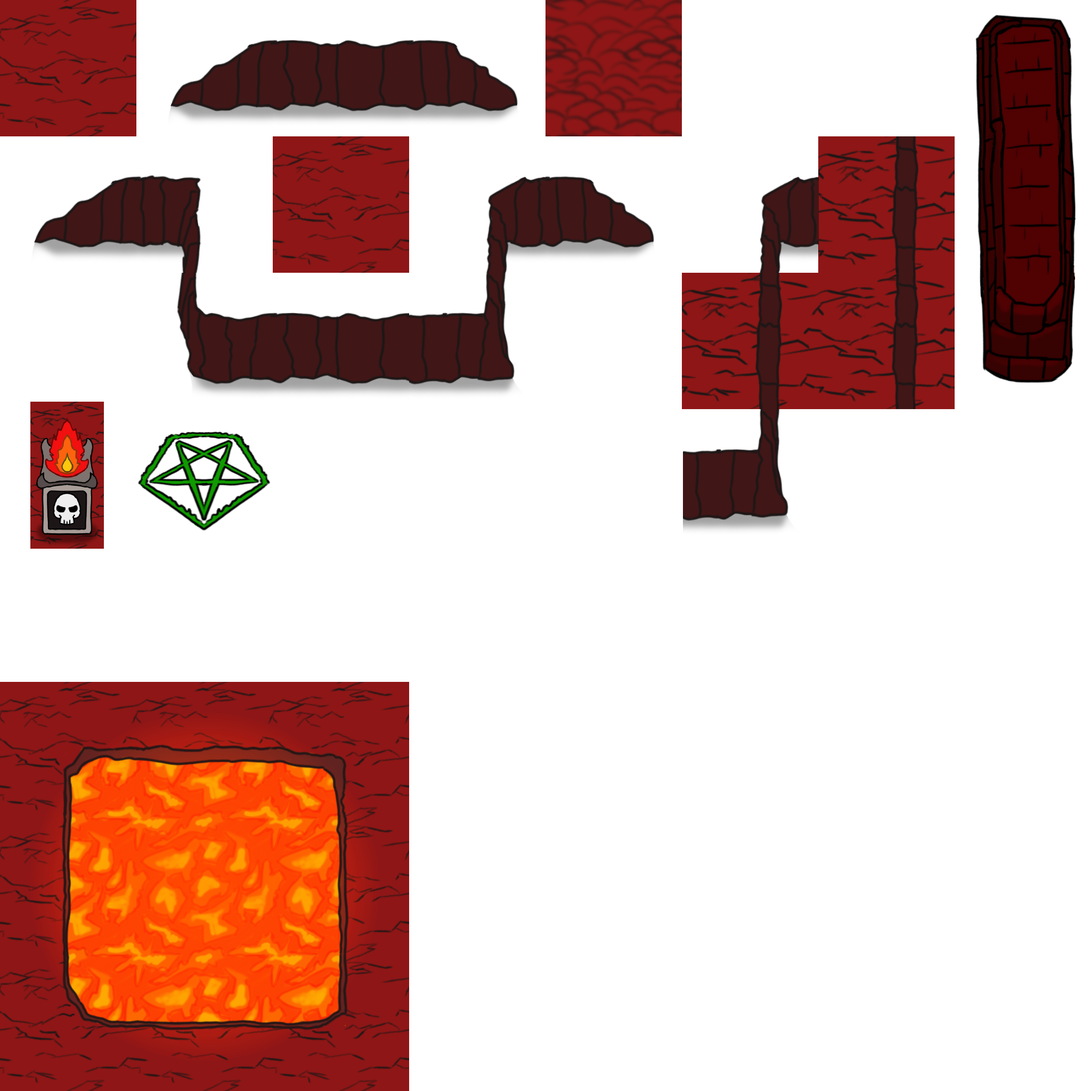
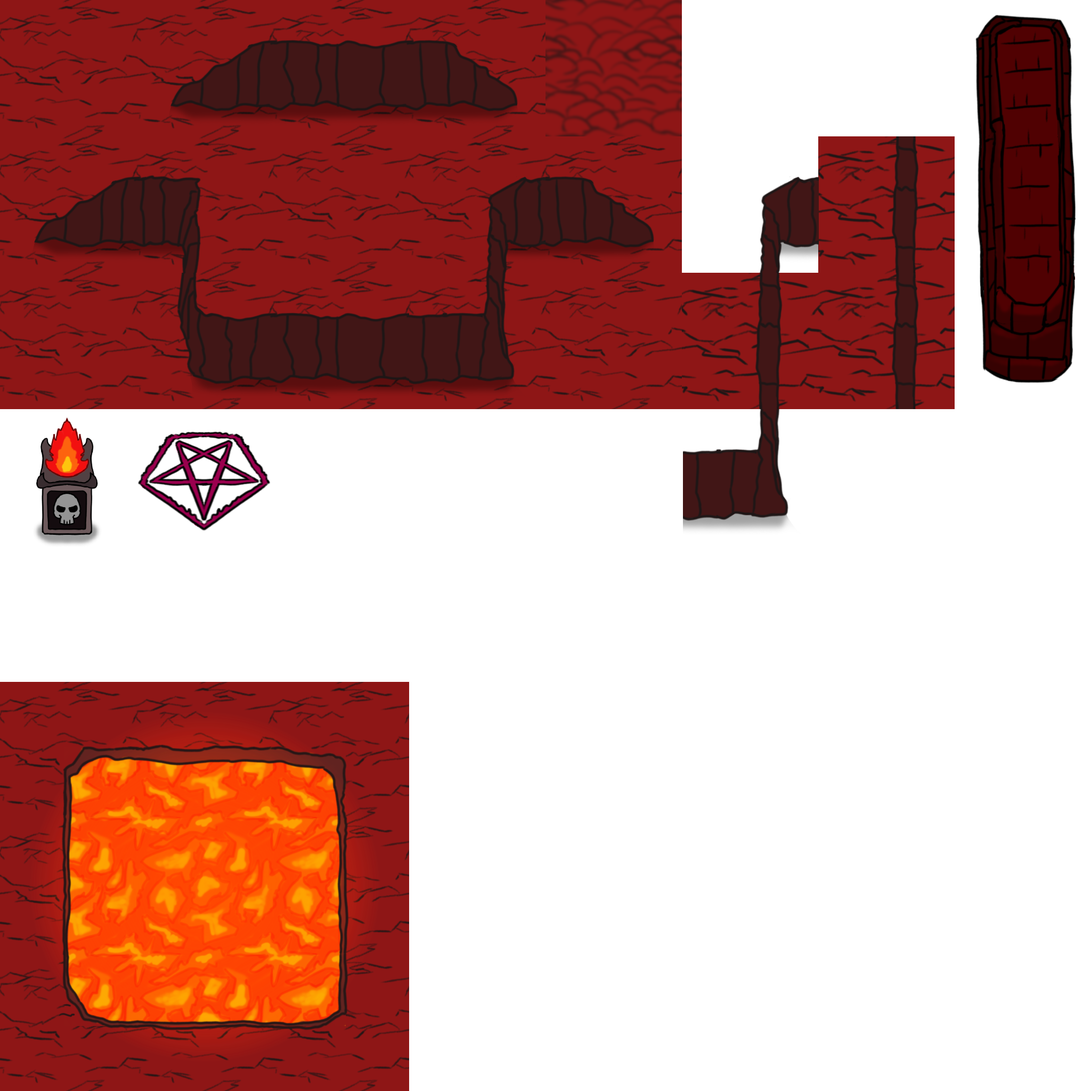
Layers edited between the first and the second 1091 × 1091 image:
pixels changed over [0, 0, 683, 549] (layer not identified)
